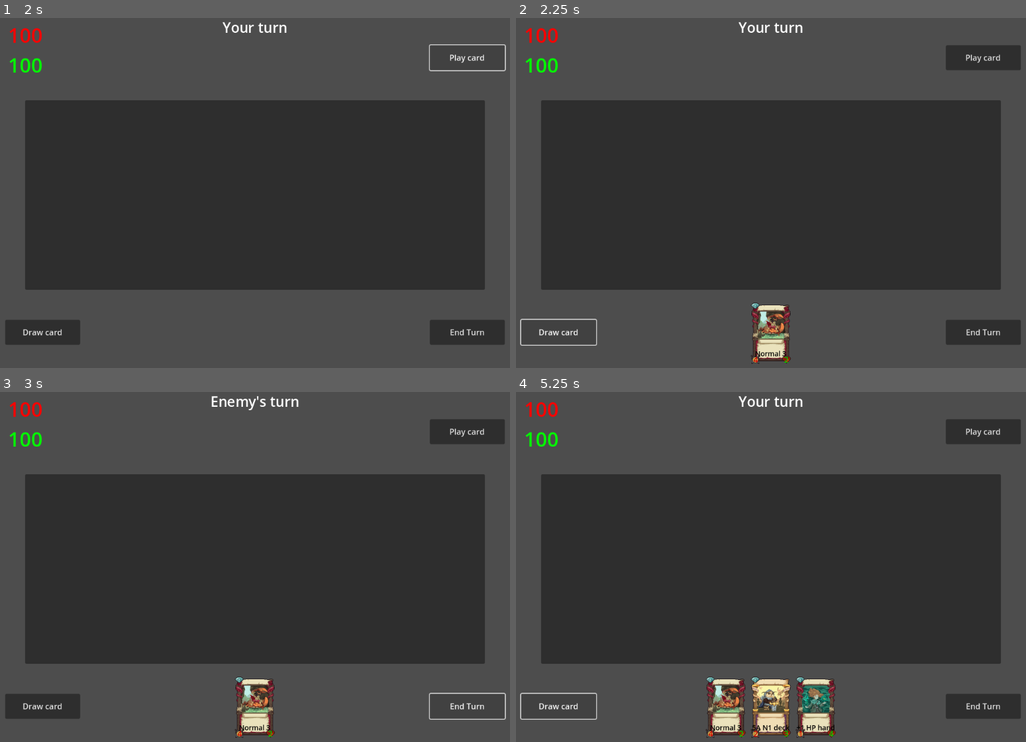
Above: before the commit, frames 1-4 (two rows, left to right).
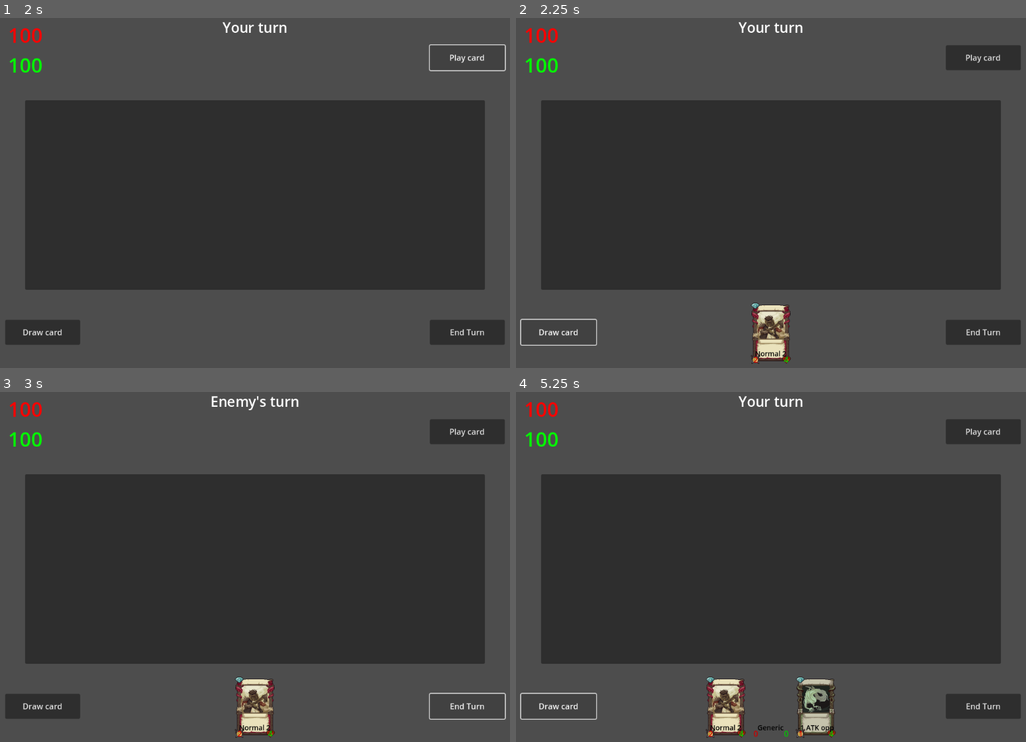
Above: after the commit, the same moments.

Repository: niki122121/GodotBackEnd
Game: Godot game, scene res://scenes/game_match.tscn
Two runs of this game, one before a commit and one after it. Both use one fixed random seed, a clock stepped at 60 frames per second and the inputs below. Before the commit the project starts from res://game_match.tscn.
Inputs:
- Up to frame 1 (2 s): click "Play card" at 0.5 s; click "Play card" at 1.25 s
- Up to frame 2 (2.25 s): click "Draw card" at 2 s
- Up to frame 3 (3 s): click "End Turn" at 2.75 s
- Up to frame 4 (5.25 s): click "Draw card" at 3.5 s; click "End Turn" at 4.25 s; click "Draw card" at 5 s

Frame 1 is identical in both runs. In frame 2, 0.4% of the frame differs, in the area x 46-54%, y 83-99%; in frame 3, 0.4%; in frame 4, 2.4%, in the area x 37-63%, y 81-99%.

Commit message:
Updated folder structure

Diff:
--- a/Client/cards/deck_card_1.tscn
+++ b/Client/cards/deck_card_1.tscn
@@ -1,8 +1,8 @@
 [gd_scene load_steps=4 format=3 uid="uid://mb02qu47a222"]
 
-[ext_resource type="PackedScene" uid="uid://b2d6b82tf77sq" path="res://card_object.tscn" id="1_g57ug"]
+[ext_resource type="PackedScene" uid="uid://b2d6b82tf77sq" path="res://cards/card_object.tscn" id="1_g57ug"]
 [ext_resource type="Script" uid="uid://ce8a0yt1ul2mv" path="res://scripts/card_scripts/deck_stat_1.gd" id="2_geaj5"]
-[ext_resource type="Texture2D" uid="uid://bqs6y2brvq4kc" path="res://sprites/card_sprite_10.png" id="3_geaj5"]
+[ext_resource type="Texture2D" uid="uid://bqs6y2brvq4kc" path="res://sprites/cards/card_sprite_10.png" id="3_geaj5"]
 
 [node name="CardObject" instance=ExtResource("1_g57ug")]
 
--- a/Client/cards/deck_card_2.tscn
+++ b/Client/cards/deck_card_2.tscn
@@ -1,8 +1,8 @@
 [gd_scene load_steps=4 format=3 uid="uid://bdy5ka2htrnof"]
 
-[ext_resource type="PackedScene" uid="uid://b2d6b82tf77sq" path="res://card_object.tscn" id="1_q1rhk"]
+[ext_resource type="PackedScene" uid="uid://b2d6b82tf77sq" path="res://cards/card_object.tscn" id="1_q1rhk"]
 [ext_resource type="Script" uid="uid://ckeirwohr2yb7" path="res://scripts/card_scripts/deck_stat_2.gd" id="2_gysk3"]
-[ext_resource type="Texture2D" uid="uid://belb0h1mewriy" path="res://sprites/card_sprite_22.png" id="3_gysk3"]
+[ext_resource type="Texture2D" uid="uid://belb0h1mewriy" path="res://sprites/cards/card_sprite_22.png" id="3_gysk3"]
 
 [node name="CardObject" instance=ExtResource("1_q1rhk")]
 
--- a/Client/cards/deck_card_3.tscn
+++ b/Client/cards/deck_card_3.tscn
@@ -1,8 +1,8 @@
 [gd_scene load_steps=4 format=3 uid="uid://bfvpbjhy1b1hh"]
 
-[ext_resource type="PackedScene" uid="uid://b2d6b82tf77sq" path="res://card_object.tscn" id="1_o5pl4"]
+[ext_resource type="PackedScene" uid="uid://b2d6b82tf77sq" path="res://cards/card_object.tscn" id="1_o5pl4"]
 [ext_resource type="Script" uid="uid://byqynvna3encr" path="res://scripts/card_scripts/deck_stat_3.gd" id="2_xvbrk"]
-[ext_resource type="Texture2D" uid="uid://cp1vmkx6ttj05" path="res://sprites/card_sprite_37.png" id="3_xvbrk"]
+[ext_resource type="Texture2D" uid="uid://cp1vmkx6ttj05" path="res://sprites/cards/card_sprite_37.png" id="3_xvbrk"]
 
 [node name="CardObject" instance=ExtResource("1_o5pl4")]
 
--- a/Client/cards/normal_card_1.tscn
+++ b/Client/cards/normal_card_1.tscn
@@ -1,7 +1,7 @@
 [gd_scene load_steps=3 format=3 uid="uid://ddpcc8xmmyrgx"]
 
-[ext_resource type="PackedScene" uid="uid://b2d6b82tf77sq" path="res://card_object.tscn" id="1_0kojn"]
-[ext_resource type="Texture2D" uid="uid://d1oi7ya6qg8ox" path="res://sprites/card_sprite_26.png" id="2_mvprn"]
+[ext_resource type="PackedScene" uid="uid://b2d6b82tf77sq" path="res://cards/card_object.tscn" id="1_0kojn"]
+[ext_resource type="Texture2D" uid="uid://d1oi7ya6qg8ox" path="res://sprites/cards/card_sprite_26.png" id="2_mvprn"]
 
 [node name="CardObject" instance=ExtResource("1_0kojn")]
 
--- a/Client/cards/normal_card_2.tscn
+++ b/Client/cards/normal_card_2.tscn
@@ -1,7 +1,7 @@
 [gd_scene load_steps=3 format=3 uid="uid://coro53udywrg3"]
 
-[ext_resource type="PackedScene" uid="uid://b2d6b82tf77sq" path="res://card_object.tscn" id="1_p43bt"]
-[ext_resource type="Texture2D" uid="uid://jvbx5yknoskg" path="res://sprites/card_sprite_06.png" id="2_hf0yn"]
+[ext_resource type="PackedScene" uid="uid://b2d6b82tf77sq" path="res://cards/card_object.tscn" id="1_p43bt"]
+[ext_resource type="Texture2D" uid="uid://jvbx5yknoskg" path="res://sprites/cards/card_sprite_06.png" id="2_hf0yn"]
 
 [node name="CardObject" instance=ExtResource("1_p43bt")]
 
--- a/Client/cards/normal_card_3.tscn
+++ b/Client/cards/normal_card_3.tscn
@@ -1,7 +1,7 @@
 [gd_scene load_steps=3 format=3 uid="uid://bgbvqlb4wuro6"]
 
-[ext_resource type="PackedScene" uid="uid://b2d6b82tf77sq" path="res://card_object.tscn" id="1_pmyn2"]
-[ext_resource type="Texture2D" uid="uid://51ev7uvwf304" path="res://sprites/card_sprite_03.png" id="2_h6k8l"]
+[ext_resource type="PackedScene" uid="uid://b2d6b82tf77sq" path="res://cards/card_object.tscn" id="1_pmyn2"]
+[ext_resource type="Texture2D" uid="uid://51ev7uvwf304" path="res://sprites/cards/card_sprite_03.png" id="2_h6k8l"]
 
 [node name="CardObject" instance=ExtResource("1_pmyn2")]
 
--- a/Client/cards/normal_card_4.tscn
+++ b/Client/cards/normal_card_4.tscn
@@ -1,7 +1,7 @@
 [gd_scene load_steps=3 format=3 uid="uid://4nt73p3phfed"]
 
-[ext_resource type="PackedScene" uid="uid://b2d6b82tf77sq" path="res://card_object.tscn" id="1_e8nqa"]
-[ext_resource type="Texture2D" uid="uid://cp4fpidd5wo3e" path="res://sprites/card_sprite_14.png" id="2_pmcpm"]
+[ext_resource type="PackedScene" uid="uid://b2d6b82tf77sq" path="res://cards/card_object.tscn" id="1_e8nqa"]
+[ext_resource type="Texture2D" uid="uid://cp4fpidd5wo3e" path="res://sprites/cards/card_sprite_14.png" id="2_pmcpm"]
 
 [node name="CardObject" instance=ExtResource("1_e8nqa")]
 
--- a/Client/cards/normal_card_5.tscn
+++ b/Client/cards/normal_card_5.tscn
@@ -1,7 +1,7 @@
 [gd_scene load_steps=3 format=3 uid="uid://i2xjurfthsfy"]
 
-[ext_resource type="PackedScene" uid="uid://b2d6b82tf77sq" path="res://card_object.tscn" id="1_1tgod"]
-[ext_resource type="Texture2D" uid="uid://cgouxxpystux3" path="res://sprites/card_sprite_16.png" id="2_v0imb"]
+[ext_resource type="PackedScene" uid="uid://b2d6b82tf77sq" path="res://cards/card_object.tscn" id="1_1tgod"]
+[ext_resource type="Texture2D" uid="uid://cgouxxpystux3" path="res://sprites/cards/card_sprite_16.png" id="2_v0imb"]
 
 [node name="CardObject" instance=ExtResource("1_1tgod")]
 
--- a/Client/cards/perfect_card_1.tscn
+++ b/Client/cards/perfect_card_1.tscn
@@ -1,8 +1,8 @@
 [gd_scene load_steps=4 format=3 uid="uid://cy0bipv2o6stf"]
 
-[ext_resource type="PackedScene" uid="uid://b2d6b82tf77sq" path="res://card_object.tscn" id="1_bg34d"]
+[ext_resource type="PackedScene" uid="uid://b2d6b82tf77sq" path="res://cards/card_object.tscn" id="1_bg34d"]
 [ext_resource type="Script" uid="uid://c8vthqu2sr5qr" path="res://scripts/card_scripts/perfect_stat_1.gd" id="2_ub20v"]
-[ext_resource type="Texture2D" uid="uid://d2k3b5twelxjm" path="res://sprites/card_sprite_11.png" id="3_ub20v"]
+[ext_resource type="Texture2D" uid="uid://d2k3b5twelxjm" path="res://sprites/cards/card_sprite_11.png" id="3_ub20v"]
 
 [node name="CardObject" instance=ExtResource("1_bg34d")]
 
--- a/Client/cards/perfect_card_2.tscn
+++ b/Client/cards/perfect_card_2.tscn
@@ -1,8 +1,8 @@
 [gd_scene load_steps=4 format=3 uid="uid://c6n5j57pdea0p"]
 
-[ext_resource type="PackedScene" uid="uid://b2d6b82tf77sq" path="res://card_object.tscn" id="1_g5it3"]
+[ext_resource type="PackedScene" uid="uid://b2d6b82tf77sq" path="res://cards/card_object.tscn" id="1_g5it3"]
 [ext_resource type="Script" uid="uid://cqiccfy35f7y8" path="res://scripts/card_scripts/perfect_stat_2.gd" id="2_cfc7m"]
-[ext_resource type="Texture2D" uid="uid://c3i61waefdghs" path="res://sprites/card_sprite_12.png" id="3_m5r1c"]
+[ext_resource type="Texture2D" uid="uid://c3i61waefdghs" path="res://sprites/cards/card_sprite_12.png" id="3_m5r1c"]
 
 [node name="CardObject" instance=ExtResource("1_g5it3")]
 
--- a/Client/cards/perfect_card_3.tscn
+++ b/Client/cards/perfect_card_3.tscn
@@ -1,8 +1,8 @@
 [gd_scene load_steps=4 format=3 uid="uid://da1f1yq6fnc5g"]
 
-[ext_resource type="PackedScene" uid="uid://b2d6b82tf77sq" path="res://card_object.tscn" id="1_nnkvd"]
+[ext_resource type="PackedScene" uid="uid://b2d6b82tf77sq" path="res://cards/card_object.tscn" id="1_nnkvd"]
 [ext_resource type="Script" uid="uid://myrb4obyliui" path="res://scripts/card_scripts/perfect_stat_3.gd" id="2_qnvs2"]
-[ext_resource type="Texture2D" uid="uid://dlryrkfu0xdec" path="res://sprites/card_sprite_30.png" id="3_1oere"]
+[ext_resource type="Texture2D" uid="uid://dlryrkfu0xdec" path="res://sprites/cards/card_sprite_30.png" id="3_1oere"]
 
 [node name="CardObject" instance=ExtResource("1_nnkvd")]
 
--- a/Client/cards/perfect_card_4.tscn
+++ b/Client/cards/perfect_card_4.tscn
@@ -1,8 +1,8 @@
 [gd_scene load_steps=4 format=3 uid="uid://3utujud1g7c"]
 
-[ext_resource type="PackedScene" uid="uid://b2d6b82tf77sq" path="res://card_object.tscn" id="1_2cut7"]
+[ext_resource type="PackedScene" uid="uid://b2d6b82tf77sq" path="res://cards/card_object.tscn" id="1_2cut7"]
 [ext_resource type="Script" uid="uid://v0akmpc75o7l" path="res://scripts/card_scripts/perfect_stat_4.gd" id="2_vvvjv"]
-[ext_resource type="Texture2D" uid="uid://ce4pd2afafqxs" path="res://sprites/card_sprite_31.png" id="3_cj6eo"]
+[ext_resource type="Texture2D" uid="uid://ce4pd2afafqxs" path="res://sprites/cards/card_sprite_31.png" id="3_cj6eo"]
 
 [node name="CardObject" instance=ExtResource("1_2cut7")]
 
--- a/Client/cards/perfect_card_5.tscn
+++ b/Client/cards/perfect_card_5.tscn
@@ -1,8 +1,8 @@
 [gd_scene load_steps=4 format=3 uid="uid://2tsox2mjyexq"]
 
-[ext_resource type="PackedScene" uid="uid://b2d6b82tf77sq" path="res://card_object.tscn" id="1_82u13"]
+[ext_resource type="PackedScene" uid="uid://b2d6b82tf77sq" path="res://cards/card_object.tscn" id="1_82u13"]
 [ext_resource type="Script" uid="uid://bj1quh3xblhkd" path="res://scripts/card_scripts/perfect_stat_5.gd" id="2_rlxur"]
-[ext_resource type="Texture2D" uid="uid://byoqbpymj4hsg" path="res://sprites/card_sprite_32.png" id="3_5gash"]
+[ext_resource type="Texture2D" uid="uid://byoqbpymj4hsg" path="res://sprites/cards/card_sprite_32.png" id="3_5gash"]
 
 [node name="CardObject" instance=ExtResource("1_82u13")]
 
--- a/Client/cards/private_card_1.tscn
+++ b/Client/cards/private_card_1.tscn
@@ -1,8 +1,8 @@
 [gd_scene load_steps=4 format=3 uid="uid://drw35ain175q0"]
 
-[ext_resource type="PackedScene" uid="uid://b2d6b82tf77sq" path="res://card_object.tscn" id="1_b42fl"]
+[ext_resource type="PackedScene" uid="uid://b2d6b82tf77sq" path="res://cards/card_object.tscn" id="1_b42fl"]
 [ext_resource type="Script" uid="uid://usprv84i4w2e" path="res://scripts/card_scripts/private_stat_1.gd" id="2_o8tfe"]
-[ext_resource type="Texture2D" uid="uid://v8pkenm65dqj" path="res://sprites/card_sprite_04.png" id="3_o8tfe"]
+[ext_resource type="Texture2D" uid="uid://v8pkenm65dqj" path="res://sprites/cards/card_sprite_04.png" id="3_o8tfe"]
 
 [node name="CardObject" instance=ExtResource("1_b42fl")]
 
--- a/Client/cards/private_card_2.tscn
+++ b/Client/cards/private_card_2.tscn
@@ -1,8 +1,8 @@
 [gd_scene load_steps=4 format=3 uid="uid://dt1gi7urxtf3q"]
 
-[ext_resource type="PackedScene" uid="uid://b2d6b82tf77sq" path="res://card_object.tscn" id="1_52sdt"]
+[ext_resource type="PackedScene" uid="uid://b2d6b82tf77sq" path="res://cards/card_object.tscn" id="1_52sdt"]
 [ext_resource type="Script" uid="uid://c2yhv0c4aqtws" path="res://scripts/card_scripts/private_stat_2.gd" id="2_j6iul"]
-[ext_resource type="Texture2D" uid="uid://bdv430noob0w8" path="res://sprites/card_sprite_05.png" id="3_j6iul"]
+[ext_resource type="Texture2D" uid="uid://bdv430noob0w8" path="res://sprites/cards/card_sprite_05.png" id="3_j6iul"]
 
 [node name="CardObject" instance=ExtResource("1_52sdt")]
 
--- a/Client/cards/private_card_3.tscn
+++ b/Client/cards/private_card_3.tscn
@@ -1,8 +1,8 @@
 [gd_scene load_steps=4 format=3 uid="uid://cygipxipqdn7p"]
 
-[ext_resource type="PackedScene" uid="uid://b2d6b82tf77sq" path="res://card_object.tscn" id="1_w1v2f"]
+[ext_resource type="PackedScene" uid="uid://b2d6b82tf77sq" path="res://cards/card_object.tscn" id="1_w1v2f"]
 [ext_resource type="Script" uid="uid://ca4wos7ny8m4k" path="res://scripts/card_scripts/private_stat_3.gd" id="2_0jga6"]
-[ext_resource type="Texture2D" uid="uid://q0t1fpk1wdww" path="res://sprites/card_sprite_25.png" id="3_0jga6"]
+[ext_resource type="Texture2D" uid="uid://q0t1fpk1wdww" path="res://sprites/cards/card_sprite_25.png" id="3_0jga6"]
 
 [node name="CardObject" instance=ExtResource("1_w1v2f")]
 
Renamed: Client/card_object.tscn -> Client/cards/card_object.tscn
Renamed: Client/debug_server.tscn -> Client/scenes/debug_server.tscn
Renamed: Client/game_match.tscn -> Client/scenes/game_match.tscn
Not shown, removed: Client/sprites/UI_Cards_Hand.png.import
Not shown, removed: Client/sprites/card_sprite_00.png.import
Not shown, removed: Client/sprites/card_sprite_01.png.import
Not shown, removed: Client/sprites/card_sprite_02.png.import
Not shown, removed: Client/sprites/card_sprite_03.png.import
Not shown, removed: Client/sprites/card_sprite_04.png.import
Not shown, removed: Client/sprites/card_sprite_05.png.import
Not shown, removed: Client/sprites/card_sprite_06.png.import
Not shown, removed: Client/sprites/card_sprite_07.png.import
(and 114 more such lines)
